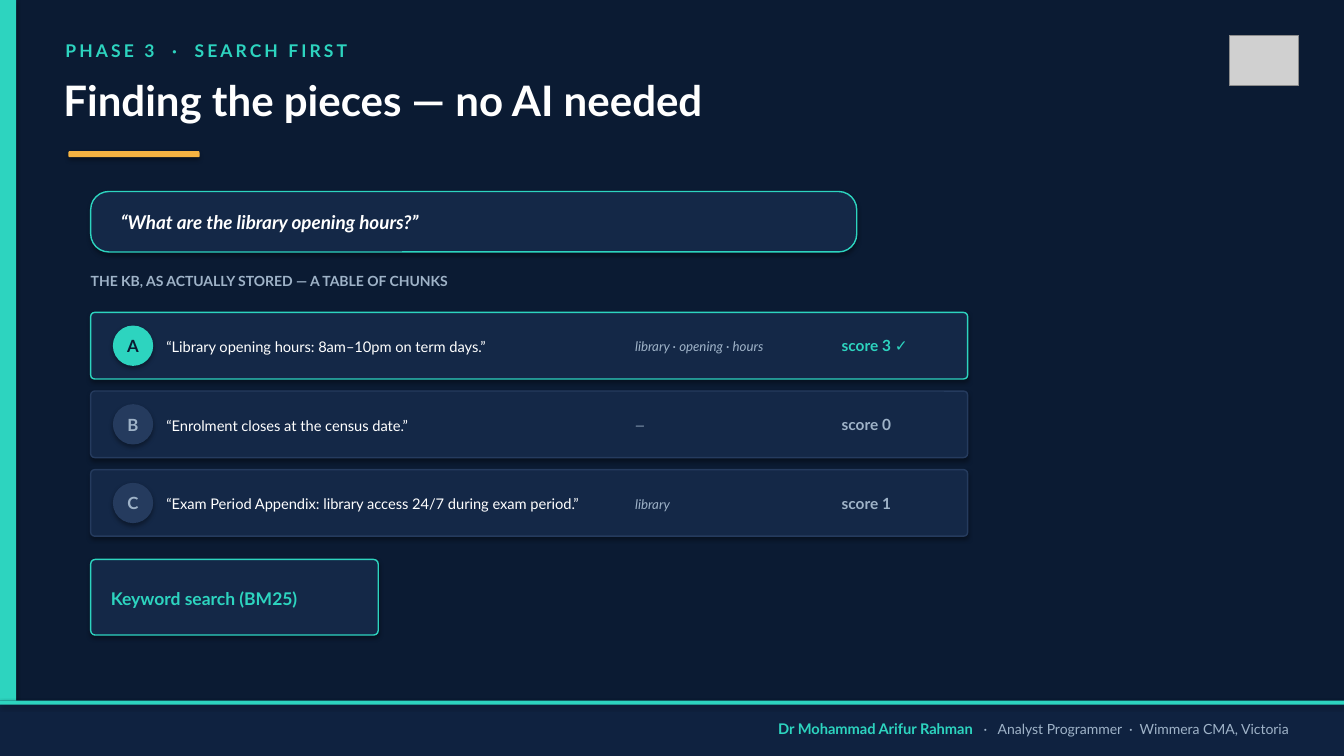
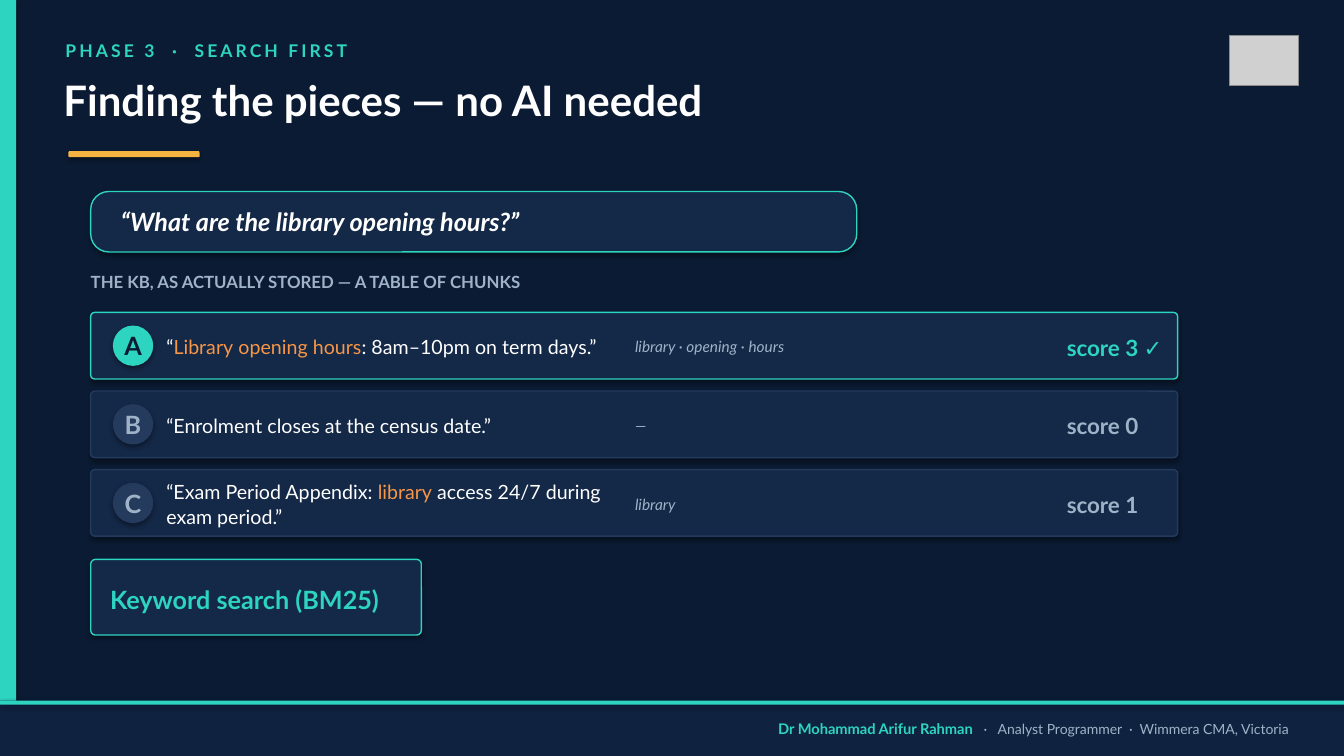
Before and after one commit to arifwcma/induction, a slide deck: slide 8 of lecture/deck.pptx. Drawn at 1344x756 pixels with LibreOffice and Linux fonts; fonts in the diff are those of the drawing; grey boxes stand for pictures. Boxes give left, top, right and bottom in pixels: in the first picture for what was removed or moved away, otherwise in the second. Text is boxed around its words. In the diff, an @@ line names an element or a change of style, - is before the commit and + after.

```diff
--- a/lecture/deck.pptx
+++ b/lecture/deck.pptx
@@ text "“What are the library opening ..." at [121,211,519,236]: size 13.5 to 18 pt @@
@@ text "THE KB, AS ACTUALLY STORED ..." at [91,276,520,290]: size 10 to 12 pt @@
@@ rounded rectangle: place and size @@
-rounded rectangle at [91,313,968,379]
+rounded rectangle at [91,313,1178,379]
@@ text "“Library opening hours: 8am–10pm on ..." at [166,339,597,358]: size 10.5 to 14 pt; text colour #FFFFFF to #F79646 in "“Library opening hours:" @@
@@ text "score 3 ✓": place and size @@
-text "score 3 ✓" at [842,340,891,351]
+text "score 3 ✓" at [1067,339,1138,356]
@@ rounded rectangle: place and size @@
-rounded rectangle at [91,391,968,458]
+rounded rectangle at [91,391,1178,458]
@@ text "“Enrolment closes at the census ..." at [166,418,491,433]: size 10.5 to 14 pt @@
@@ size 9.5 to 11 pt in 3 elements at [635,340,785,355], [635,498,676,513], [635,415,832,435] @@
@@ text "—": place and size @@
-text "—" at [635,391,832,458]
+text "—" at [635,415,832,435]
@@ text "score 0": place and size @@
-text "score 0" at [842,419,891,430]
+text "score 0" at [1067,417,1138,434]
@@ rounded rectangle: place and size @@
-rounded rectangle at [91,470,968,536]
+rounded rectangle at [91,470,1178,536]
@@ text "“Exam Period Appendix: library access ...": place and size @@
-text "“Exam Period Appendix: library access ..." at [166,498,578,512]
+text "“Exam Period Appendix: library access ..." at [166,484,601,528]
@@ text "“Exam Period Appendix: library access ..." at [166,484,601,528]: size 10.5 to 14 pt; text colour #FFFFFF to #F79646 in "library" @@
@@ size 12 to 18 pt in 3 elements at [113,326,153,366], [113,404,153,445], [113,483,153,523] @@
@@ size 11 to 16 pt in 3 elements at [1067,339,1138,356], [1067,417,1138,434], [1067,497,1138,513] @@
@@ text "score 1": place and size @@
-text "score 1" at [842,498,891,509]
+text "score 1" at [1067,497,1138,513]
@@ rounded rectangle: place and size @@
-rounded rectangle at [91,560,378,635]
+rounded rectangle at [91,560,421,635]
@@ text "Keyword search (BM25)" at [110,589,378,613]: size 12.5 to 18 pt @@
```
Also in this commit, not shown: 14 other slides changed, 1 slide added, 1 other file.
